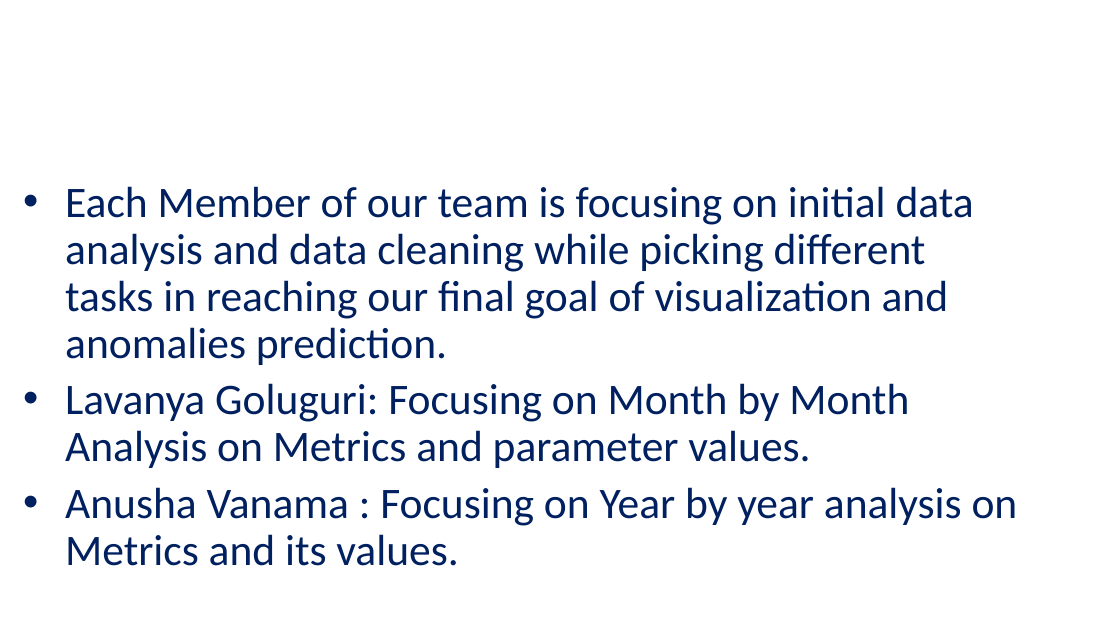
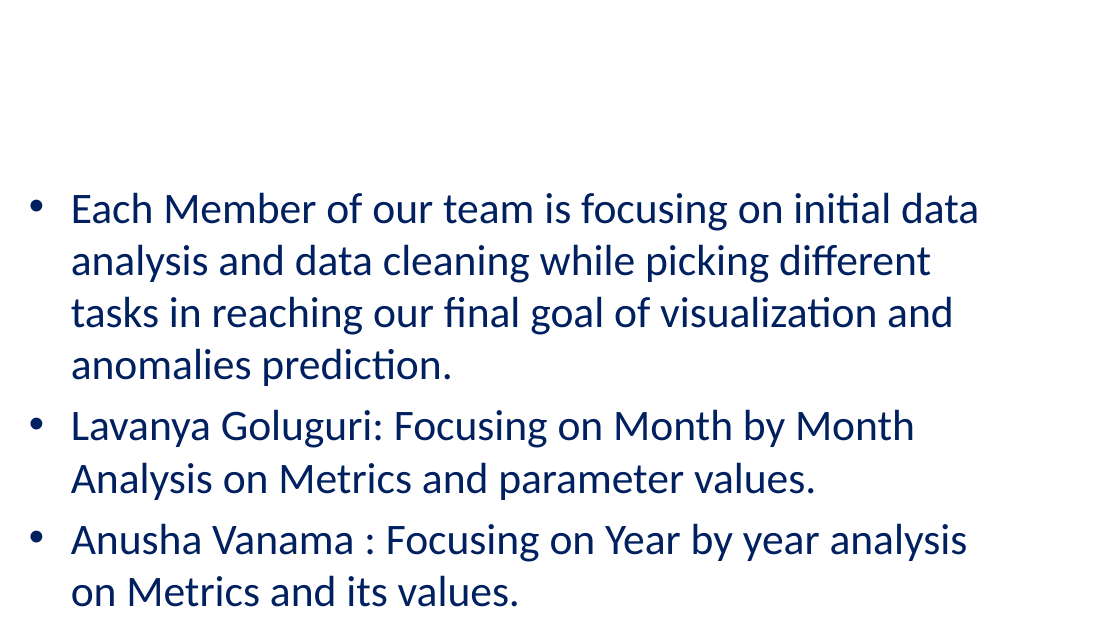
Before and after one commit to UNCG-CSE/G_Suite_Metrics, a slide deck: slide 6 of doc/G-suite review ppt.pptx. Drawn at 1120x630 pixels with LibreOffice and Linux fonts; fonts in the diff are those of the drawing; background and template pictures are left out. Boxes give left, top, right and bottom in pixels: in the first picture for what was removed or moved away, otherwise in the second. Text is boxed around its words. In the diff, an @@ line names an element or a change of style, - is before the commit and + after.

```diff
--- a/doc/G-suite review ppt.pptx
+++ b/doc/G-suite review ppt.pptx
@@ title "TASKS FOR EACH MEMBER" at [71, 192, 316, 224]: size 32 to 32.4 pt @@
@@ text "Each Member of our team ..." at [71, 192, 979, 607]: line spacing 0.9 to 1 @@
```
Also in this commit, not shown: 6 other slides changed.
